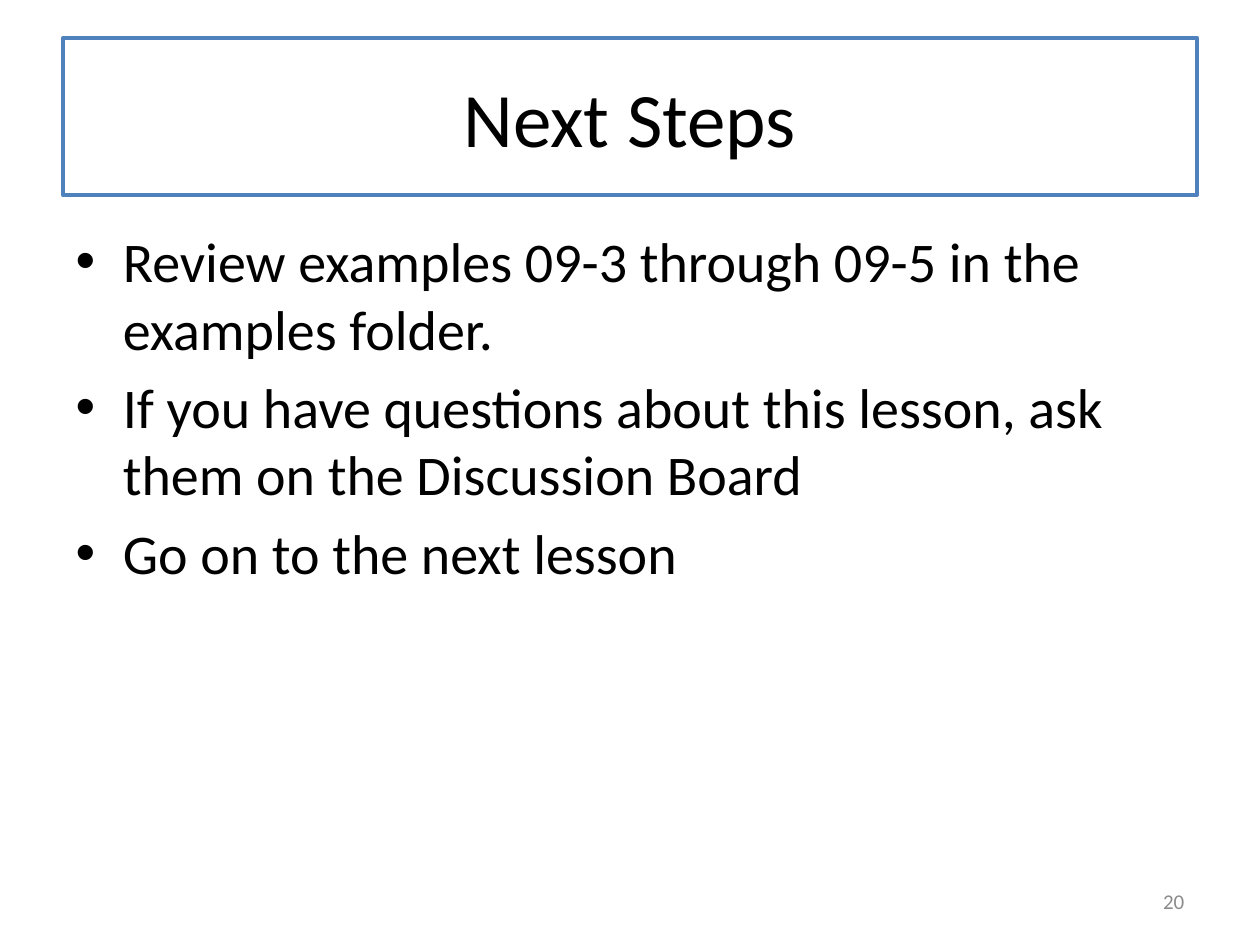
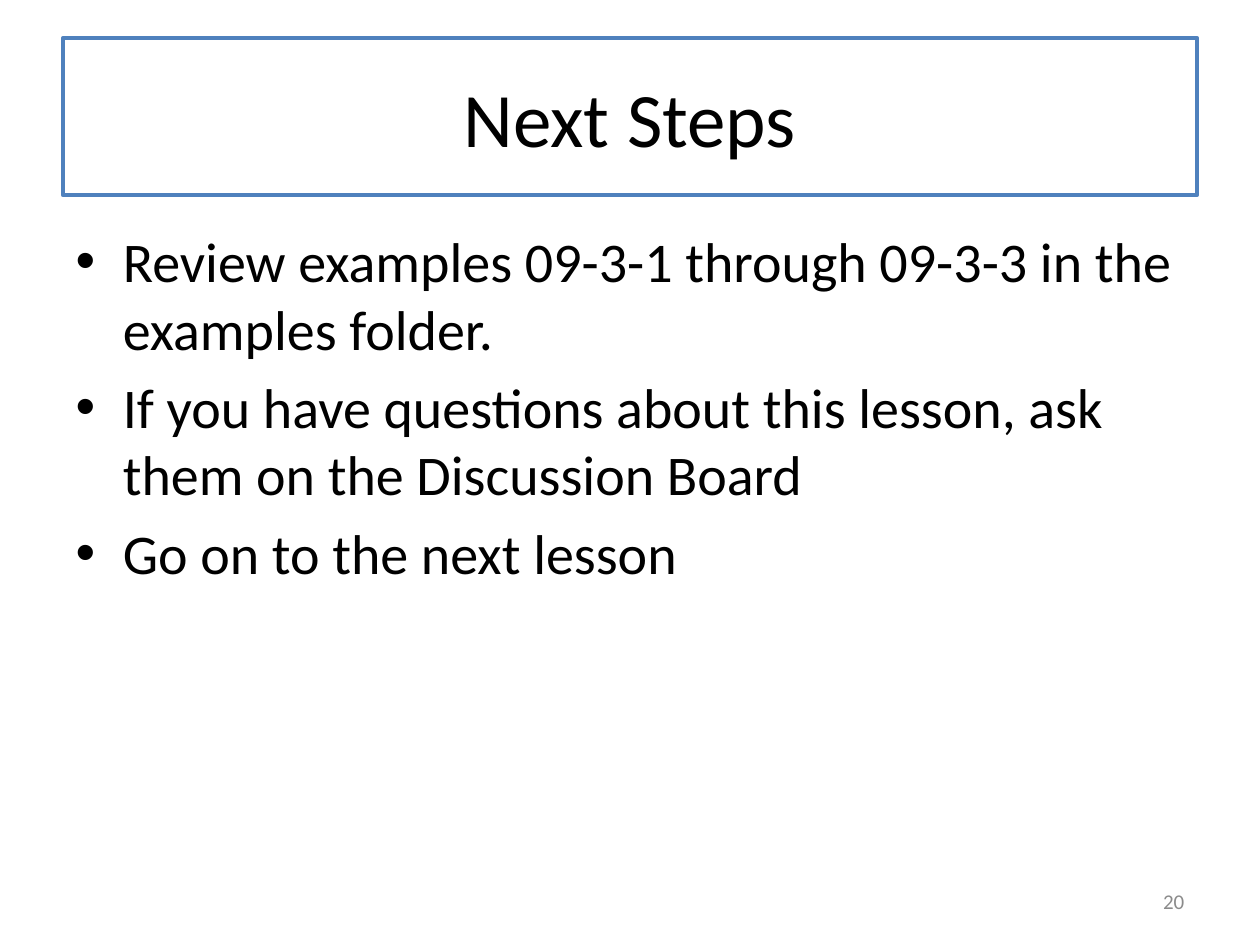
Before and after one commit to mwand/cs5010f16, a slide deck: slide 20 of Slides/Lesson 9.3 Functions vs Classes.pptx. Drawn at 1260x945 pixels with LibreOffice and Linux fonts; fonts in the diff are those of the drawing. Boxes give left, top, right and bottom in pixels: in the first picture for what was removed or moved away, otherwise in the second. Text is boxed around its words. In the diff, an @@ line names an element or a change of style, - is before the commit and + after.

Commit message:
L9.3 updated, this branch is screwed up

```diff
--- a/Slides/Lesson 9.3 Functions vs Classes.pptx
+++ b/Slides/Lesson 9.3 Functions vs Classes.pptx
@@ text at box(123, 243, 1171, 359): text changed @@
-• Review examples 09-3 through 09-5 in the examples folder.
+• Review examples 09-3-1 through 09-3-3 in the examples folder.
```
